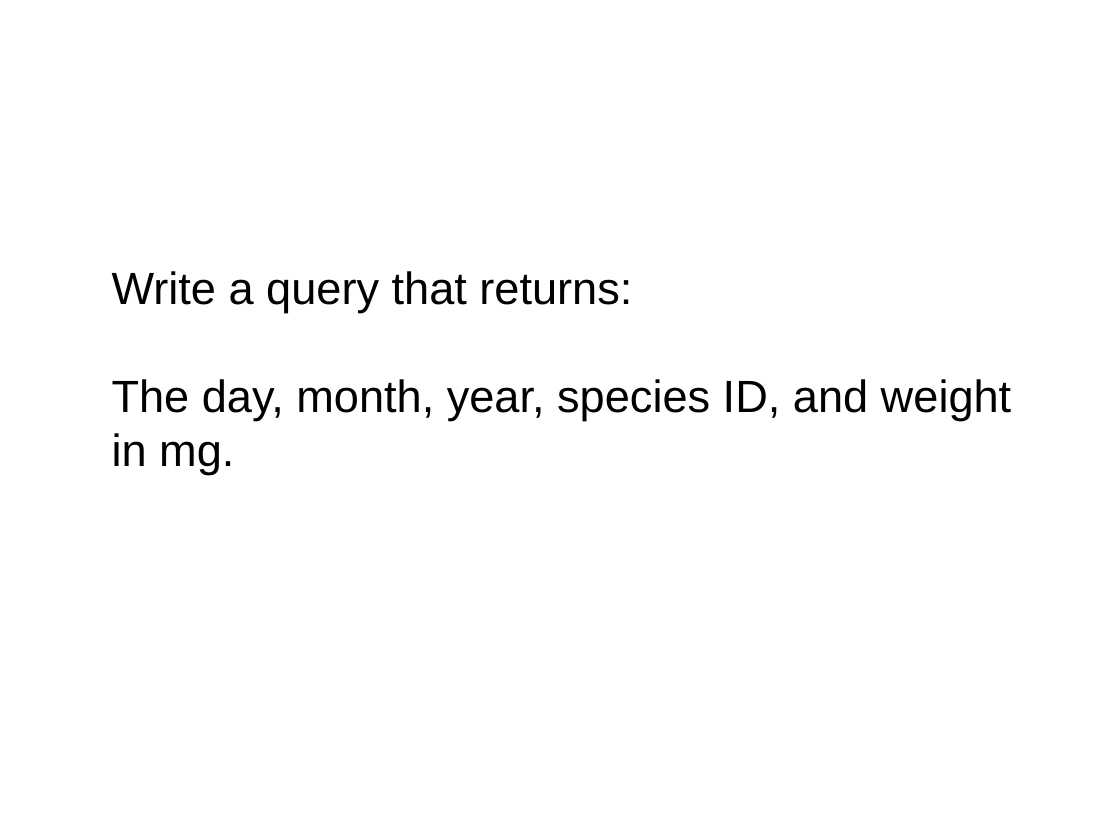
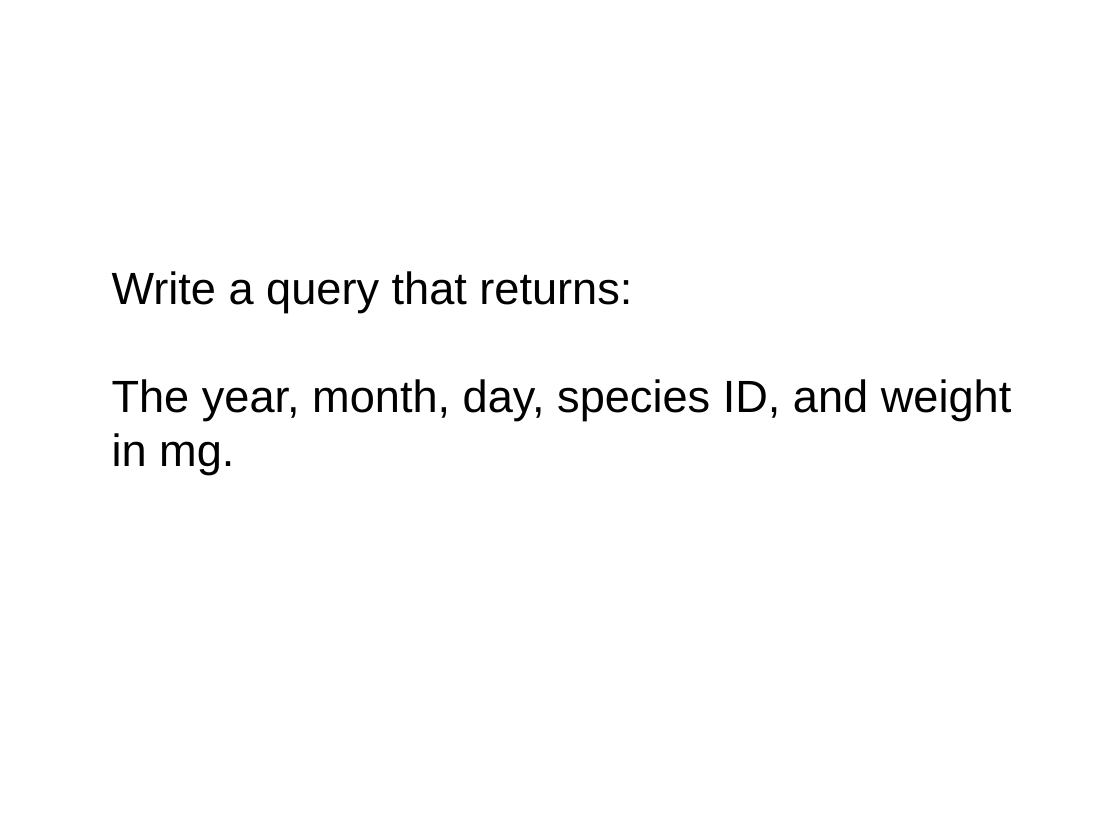
Before and after one commit to NESCent/2014-05-08-datacarpentry, a slide deck: slide 2 of lessons/sql/sql.odp. Drawn at 1120x840 pixels with LibreOffice and Linux fonts; fonts in the diff are those of the drawing. Boxes give left, top, right and bottom in pixels: in the first picture for what was removed or moved away, otherwise in the second. Text is boxed around its words. In the diff, an @@ line names an element or a change of style, - is before the commit and + after.

```diff
--- a/lessons/sql/sql.odp
+++ b/lessons/sql/sql.odp
@@ text at bbox=[112, 379, 1012, 475]: text changed @@
-The day, month, year, species ID, and weight in mg.
+The year, month, day, species ID, and weight in mg.
```
Also in this commit, not shown: 1 other slide changed, 1 slide added, 2 slides removed.
